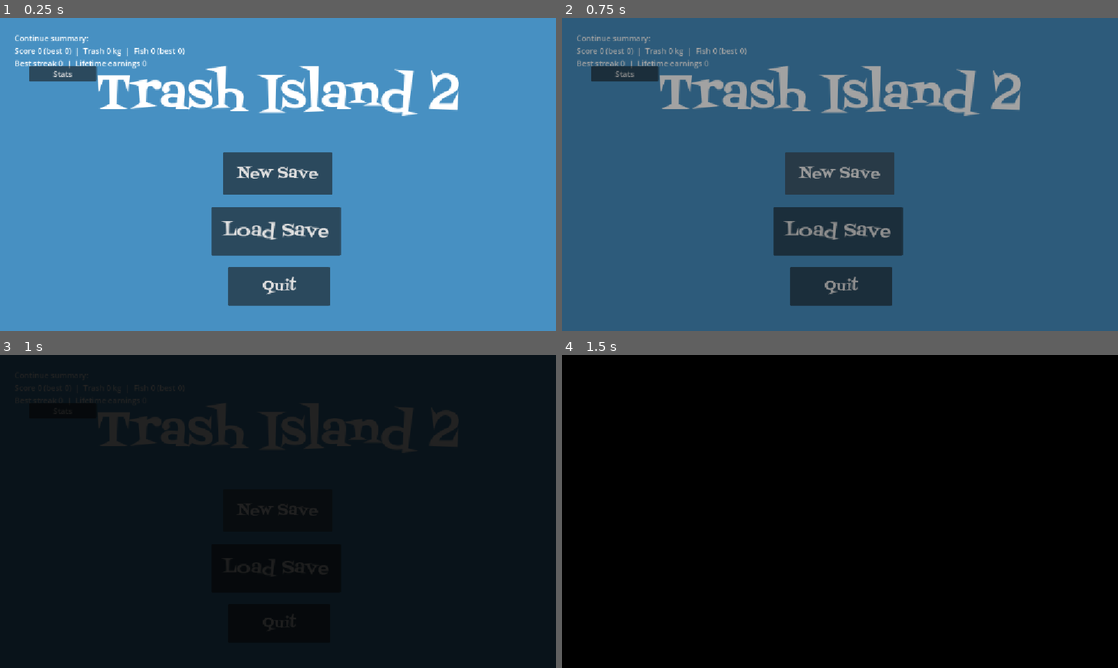
Above: before the commit, frames 1-4 (two rows, left to right).
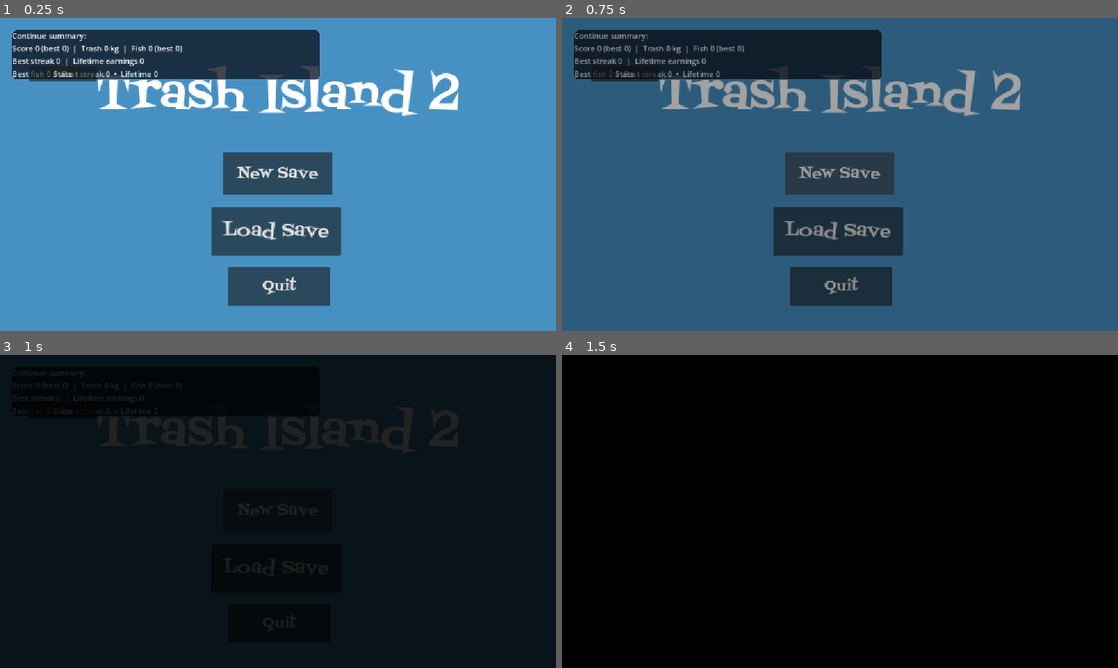
Above: after the commit, the same moments.

Repository: helloworld2540/isle2
Game: Godot game, scene res://scenes/main_menu.tscn
Two runs of this game, one before a commit and one after it. Both use one fixed random seed, a clock stepped at 60 frames per second and the inputs below.
Inputs (mouse positions are in pixels of both pictures, inside the frame that each line leads up to):
- Up to frame 1 (0.25 s): no input
- Up to frame 2 (0.75 s): click "New Save" at 0.5 s
- Up to frame 3 (1 s): no input
- Up to frame 4 (1.5 s): tap Enter (ui_accept) at 1.25 s; move the mouse to (962, 495) at 1.27 s; tap Tab at 1.35 s; click (962, 495) at 1.42 s

The runs differ from the first frame. In frame 1, 8.7% of the frame differs, in the area x 2-58%, y 3-20%; in frame 2, 8.6%; in frame 3, 0.3%; in frame 4, nothing differs.

Commit message:
polish: [`world`] Polish: [npc] live quest progress refresh

Diff:
--- a/main_menu.gd
+++ b/main_menu.gd
@@ -17,13 +17,39 @@
 	_build_stats_button()
 
 func _build_summary() -> void:
+	var panel := PanelContainer.new()
+	panel.name = "SaveSummaryPanel"
+	panel.position = Vector2(24, 24)
+	panel.custom_minimum_size = Vector2(640, 0)
+	var sb := StyleBoxFlat.new()
+	sb.bg_color = Color(0.06, 0.09, 0.14, 0.8)
+	sb.corner_radius_top_left = 10
+	sb.corner_radius_top_right = 10
+	sb.corner_radius_bottom_left = 10
+	sb.corner_radius_bottom_right = 10
+	sb.border_color = Color(0.4, 0.7, 0.9, 0.4)
+	sb.border_width_left = 1
+	sb.border_width_top = 1
+	sb.border_width_right = 1
+	sb.border_width_bottom = 1
+	panel.add_theme_stylebox_override("panel", sb)
+	add_child(panel)
+	var vbox := VBoxContainer.new()
+	vbox.add_theme_constant_override("separation", 4)
+	panel.add_child(vbox)
 	var summary := Label.new()
 	summary.name = "SaveSummary"
-	summary.position = Vector2(30, 30)
-	summary.custom_minimum_size = Vector2(600, 0)
 	summary.text = _summary_text()
 	summary.autowrap_mode = TextServer.AUTOWRAP_WORD_SMART
-	add_child(summary)
+	summary.custom_minimum_size = Vector2(600, 0)
+	vbox.add_child(summary)
+	# thumbnail-style mini stats
+	var stats := Label.new()
+	stats.name = "MiniStats"
+	stats.text = _mini_stats_text()
+	stats.autowrap_mode = TextServer.AUTOWRAP_WORD_SMART
+	stats.modulate = Color(0.85, 0.95, 1.0, 0.95)
+	vbox.add_child(stats)
 
 func _summary_text() -> String:
 	if not SaveManager.has_save():
@@ -35,6 +61,11 @@
 		GameState.trash_inventory, GameState.reef_fish, GameState.best_reef_fish,
 		GameState.best_sort_streak, GameState.lifetime_earnings
 	]
+
+func _mini_stats_text() -> String:
+	if not SaveManager.has_save():
+		return "No runs yet — try Reef Rescue or Upcycle!"
+	return "Best fish %d  •  Best streak %d  •  Lifetime %d" % [GameState.best_reef_fish, GameState.best_sort_streak, GameState.lifetime_earnings]
 
 func _build_stats_button() -> void:
 	var stats := Button.new()
--- a/scripts/wm_menu.gd
+++ b/scripts/wm_menu.gd
@@ -13,6 +13,11 @@
 var _inventory_list: Label
 var _up_bar: ProgressBar
 var _reef_bar: ProgressBar
+var _settings_button: Button
+var _settings_panel: Control
+var _master_slider: HSlider
+var _music_slider: HSlider
+var _reduce_checkbox: CheckBox
 
 func _ready() -> void:
 	panel.visible = false
@@ -26,6 +31,7 @@
 
 	resume_button.pressed.connect(_on_resume_pressed)
 	save_button.pressed.connect(_on_save_pressed)
+	_build_settings_ui()
 	process_mode = Node.PROCESS_MODE_ALWAYS
 
 	# Track viewport resizing to keep pause panel safely anchored.
@@ -72,6 +78,50 @@
 	get_tree().paused = panel.visible
 
 	# Auto-open overlay; input handled in _unhandled_input.
+
+
+
+func _build_settings_ui() -> void:
+	_settings_button = Button.new()
+	_settings_button.text = "Settings ▼"
+	$MenuPanel/VBoxContainer.add_child(_settings_button)
+	_settings_button.pressed.connect(_toggle_settings)
+
+	_settings_panel = VBoxContainer.new()
+	_settings_panel.visible = false
+	_settings_panel.custom_minimum_size = Vector2(420, 0)
+	$MenuPanel/VBoxContainer.add_child(_settings_panel)
+
+	var ml := Label.new()
+	ml.text = "Master Volume"
+	_settings_panel.add_child(ml)
+	_master_slider = HSlider.new()
+	_master_slider.min_value = 0
+	_master_slider.max_value = 100
+	_master_slider.value = AudioManager.get_master_volume() * 100.0
+	_master_slider.value_changed.connect(func(v): AudioManager.set_master_volume(v / 100.0))
+	_settings_panel.add_child(_master_slider)
+
+	var mul := Label.new()
+	mul.text = "Music Volume"
+	_settings_panel.add_child(mul)
+	_music_slider = HSlider.new()
+	_music_slider.min_value = 0
+	_music_slider.max_value = 100
+	_music_slider.value = AudioManager.get_music_volume() * 100.0
+	_music_slider.value_changed.connect(func(v): AudioManager.set_music_volume(v / 100.0))
+	_settings_panel.add_child(_music_slider)
+
+	_reduce_checkbox = CheckBox.new()
+	_reduce_checkbox.text = "Reduced motion"
+	_reduce_checkbox.button_pressed = AudioManager.get_reduced_motion()
+	_reduce_checkbox.toggled.connect(func(v): AudioManager.set_reduced_motion(v))
+	_settings_panel.add_child(_reduce_checkbox)
+
+func _toggle_settings() -> void:
+	_settings_panel.visible = not _settings_panel.visible
+	_settings_button.text = "Settings ▲" if _settings_panel.visible else "Settings ▼"
+
 
 func _clamp_menu_width() -> void:
 	var vw: float = float(DisplayServer.window_get_size().x)
--- a/scripts/wm_npc.gd
+++ b/scripts/wm_npc.gd
@@ -283,6 +283,9 @@
 	else:
 		nl.text = npc_name
 		nl.modulate = Color(1.0, 1.0, 1.0, 0.9)
+func refresh_quest_progress() -> void:
+	_refresh_quest_progress()
+
 func _refresh_quest_progress() -> void:
 	if not has_node("QuestProgress"):
 		return
@@ -310,6 +313,16 @@
 	else:
 		ql.modulate = Color(0.7, 0.95, 1.0, 0.9)
 
+
+var _ui_timer := 0.0
+
+func _process(delta: float) -> void:
+	_ui_timer += delta
+	if _ui_timer < 0.4:
+		return
+	_ui_timer = 0.0
+	_refresh_quest_progress()
+	_glow_quest_ready()
 
 func _apply_npc_sprite() -> void:
 	if has_node("Sprite"):
Not shown, changed: TODO.md
